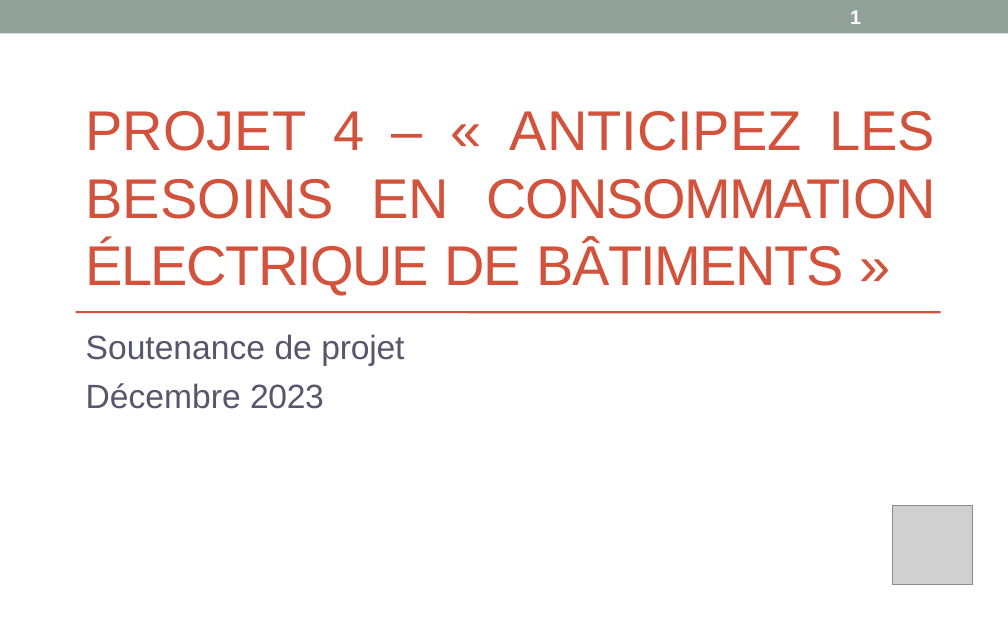
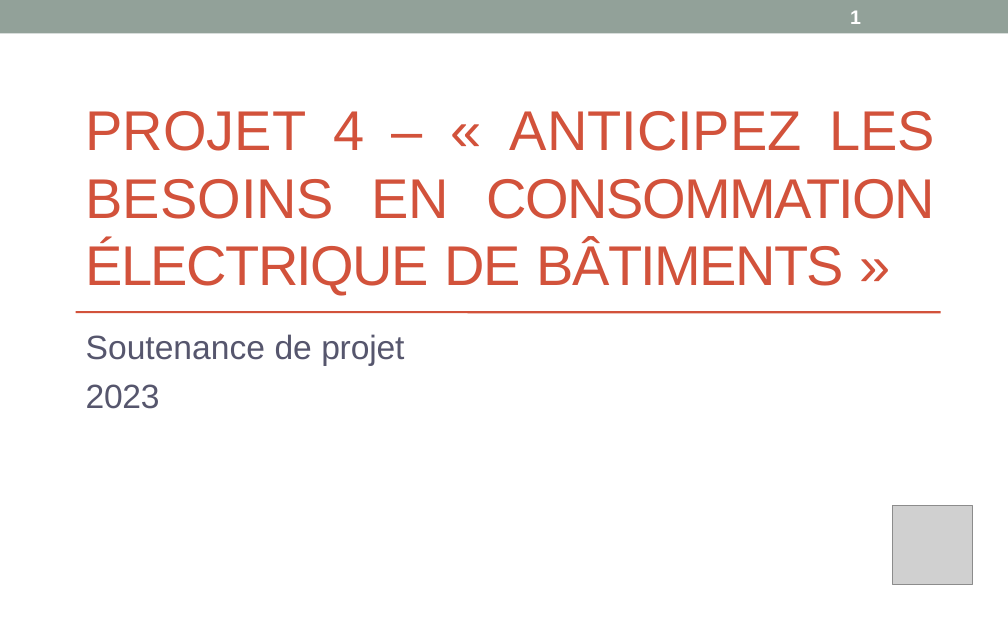
Before and after one commit to wdavid93/OpenClassRoom, a slide deck: slide 1 of Projet_4/soutenance projet 4 _ actualisee .pptx. Drawn at 1008x630 pixels with LibreOffice and Linux fonts; fonts in the diff are those of the drawing; grey boxes stand for pictures. Boxes give left, top, right and bottom in pixels: in the first picture for what was removed or moved away, otherwise in the second. Text is boxed around its words. In the diff, an @@ line names an element or a change of style, - is before the commit and + after.

```diff
--- a/Projet_4/soutenance projet 4 _ actualisee .pptx
+++ b/Projet_4/soutenance projet 4 _ actualisee .pptx
@@ subtitle at bbox=[86, 334, 404, 409]: text changed @@
-Soutenance de projet Décembre 2023
+Soutenance de projet 2023
```
Also in this commit, not shown: 5 other slides changed, 18 other files.
